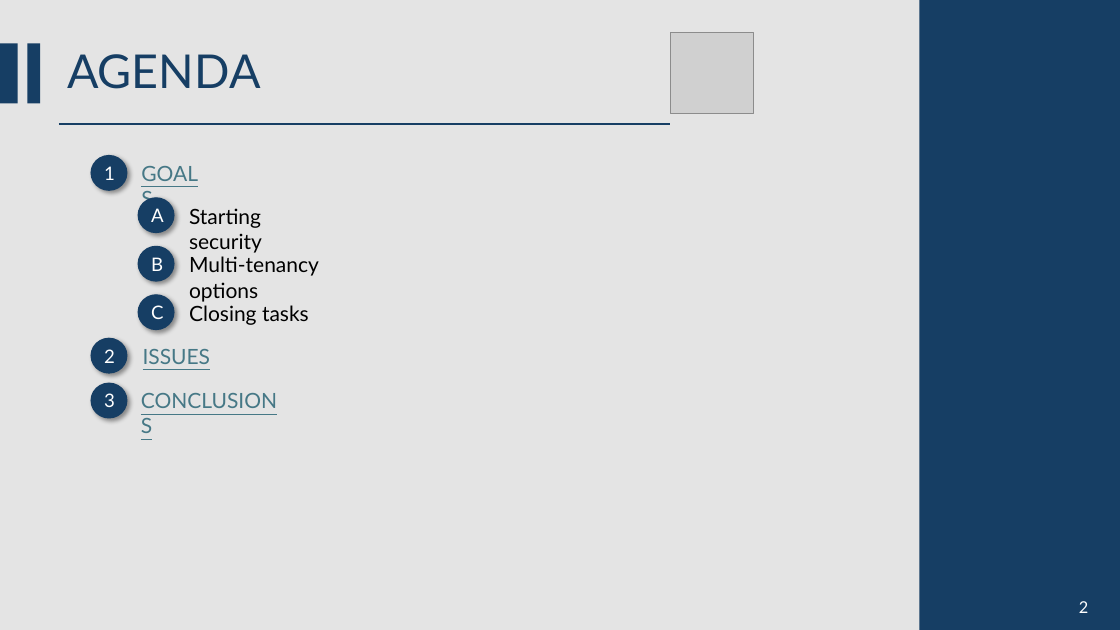
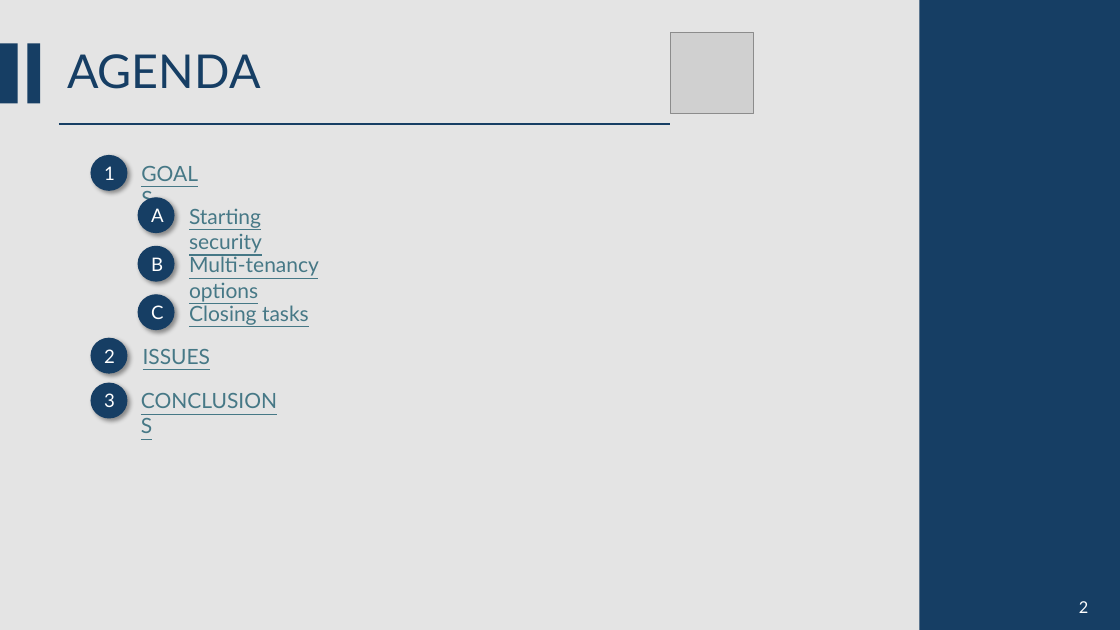
Before and after one commit to CSW-Teams/MS3-docs, a slide deck: slide 2 of ShiftsHappen/Sprint 1/CSW Sprint 1.pptm. Drawn at 1120x630 pixels with LibreOffice and Linux fonts; fonts in the diff are those of the drawing; grey boxes stand for pictures. Boxes give left, top, right and bottom in pixels: in the first picture for what was removed or moved away, otherwise in the second. Text is boxed around its words. In the diff, an @@ line names an element or a change of style, - is before the commit and + after.

```diff
--- a/ShiftsHappen/Sprint 1/CSW Sprint 1.pptm
+++ b/ShiftsHappen/Sprint 1/CSW Sprint 1.pptm
@@ text colour #000000 to #467886, underline on in 3 elements at (189, 209, 262, 253), (189, 254, 319, 302), (189, 303, 309, 325) @@
```
Also in this commit, not shown: 9 other slides changed, 1 slide added.
